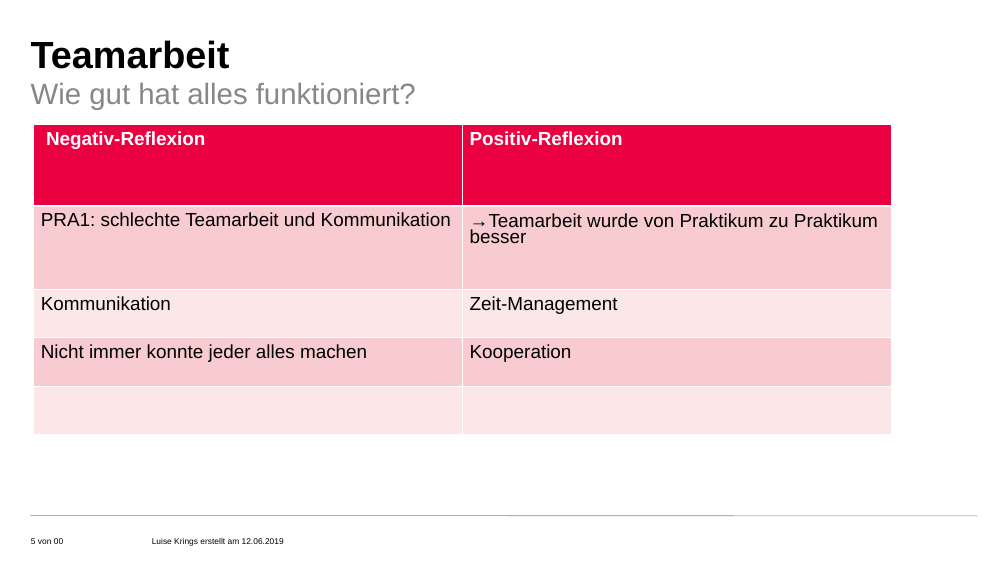
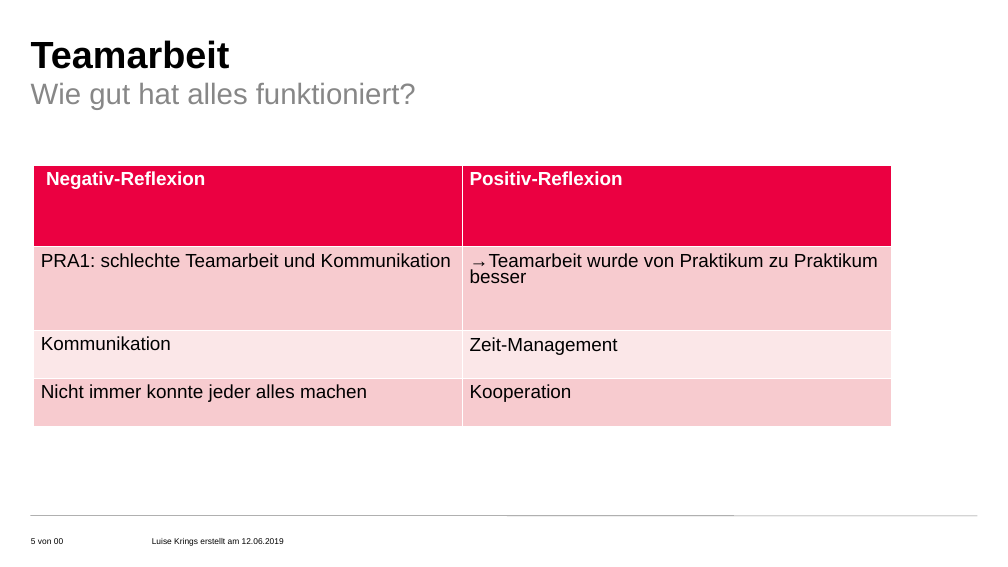
Before and after one commit to Jostqu/C-Webserver, a slide deck: slide 5 of PSE_Luise01.pptx. Drawn at 1008x567 pixels with LibreOffice and Linux fonts; fonts in the diff are those of the drawing; background and template pictures are left out. Boxes give left, top, right and bottom in pixels: in the first picture for what was removed or moved away, otherwise in the second. Text is boxed around its words. In the diff, an @@ line names an element or a change of style, - is before the commit and + after.

```diff
--- a/PSE_Luise01.pptx
+++ b/PSE_Luise01.pptx
@@ table at box(33, 165, 890, 426) @@
-row 5:  | 
@@ table: place and size @@
-table at box(33, 125, 890, 434)
+table at box(33, 165, 890, 426)
```
Also in this commit, not shown: 5 other slides changed.
